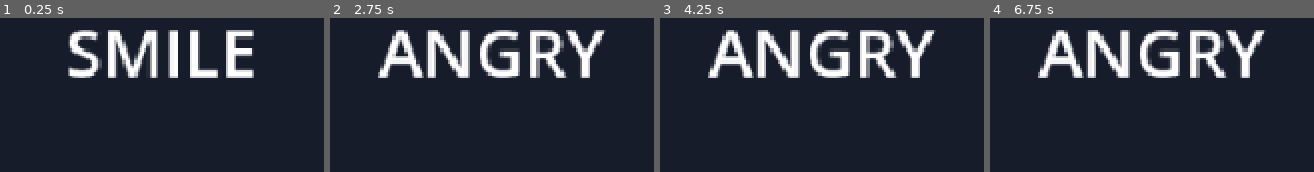
Above: before the commit, frames 1-4 (left to right).
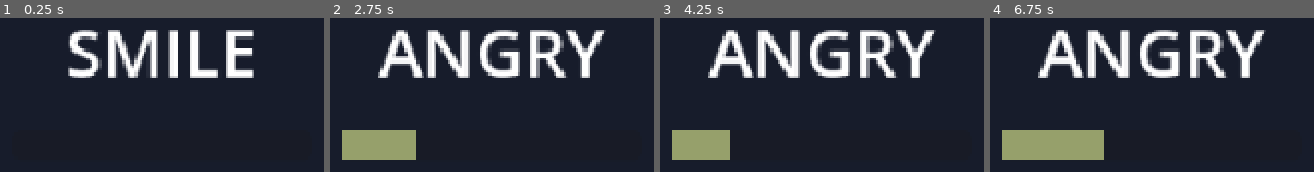
Above: after the commit, the same moments.

Repository: Middovaar/DeepGames-III
Game: Godot game, scene res://Scenes/game.tscn
Same seed, same stepped clock (60 frames per second), same inputs: the game is played once before the commit and once after it.
Inputs:
- Up to frame 1 (0.25 s): no input
- Up to frame 2 (2.75 s): tap Enter at 0.5 s; hold Right (emoji_right) 0.53-1.28 s; hold Down (emoji_angry) 0.53-1.28 s; hold Left (emoji_left) 1.28-2.03 s; tap Down (emoji_angry) at 1.35 s; tap Space at 2 s; hold Right (emoji_right) from 2.03 s (still down); hold Down (emoji_angry) from 2.03 s (still down)
- Up to frame 3 (4.25 s): release Right (emoji_right) at 2.78 s; release Down (emoji_angry) at 2.78 s; hold Up (arrow_up) 2.78-3.53 s; tap Down (emoji_angry) at 2.85 s; tap Enter at 3.5 s; hold Left (emoji_left) from 3.53 s (still down); hold Down (emoji_angry) from 3.53 s (still down)
- Up to frame 4 (6.75 s): release Down (emoji_angry) at 4.28 s; tap Down (emoji_angry) at 4.35, 5.85 s; tap Space at 5 s; hold Down (emoji_angry) 5.03-5.78 s; release Left (emoji_left) at 5.78 s; hold Right (emoji_right) 5.78-6.53 s; tap Enter at 6.5 s; hold Up (arrow_up) from 6.53 s (still down); hold Down (emoji_angry) from 6.53 s (still down)

The runs differ from the first frame. In frame 2, 4.4% of the frame differs, in the area x 3-27%, y 72-93%; in frame 3, 3.5%; in frame 4, 6.1%, in the area x 3-36%, y 72-93%.

Commit message:
add timed emoji collection during gaps with a progress bar

Diff:
--- a/Scenes/player.tscn
+++ b/Scenes/player.tscn
@@ -2,6 +2,9 @@
 
 [ext_resource type="Script" uid="uid://dk5o2pilps76s" path="res://Scripts/player.gd" id="1_v0iea"]
 [ext_resource type="PackedScene" uid="uid://dc1mtfgjif0tt" path="res://Scenes/head.tscn" id="2_cvnsp"]
+
+[sub_resource type="StyleBoxFlat" id="StyleBoxFlat_cvnsp"]
+bg_color = Color(0.58622205, 0.6254929, 0.4208773, 1)
 
 [node name="Player" type="Node2D" unique_id=1608736898]
 script = ExtResource("1_v0iea")
@@ -15,3 +18,11 @@
 horizontal_alignment = 1
 
 [node name="Head" parent="." unique_id=1490128797 instance=ExtResource("2_cvnsp")]
+
+[node name="CollectBar" type="ProgressBar" parent="." unique_id=269396080]
+offset_left = -90.0
+offset_top = 15.0
+offset_right = 90.0
+offset_bottom = 33.0
+theme_override_styles/fill = SubResource("StyleBoxFlat_cvnsp")
+show_percentage = false
--- a/Scripts/player.gd
+++ b/Scripts/player.gd
@@ -1,5 +1,29 @@
 extends Node2D
+# Notify other systems when gap availability changes.
+signal gap_changed(active: bool)
 
+# Notify the inventory system when one emoji is collected.
+signal emoji_collected(emotion: String)
+
+# Map collectible expressions to their input actions.
+const COLLECT_ACTIONS: Dictionary = {
+	"angry": "emoji_angry",
+	"left_tbd": "emoji_left",
+	"right_tbd": "emoji_right",
+}
+
+# Required holding time, in seconds.
+@export_range(0.1, 2.0, 0.1) var collect_duration: float = 0.6
+
+var charge_time: float = 0.0
+var collected_this_hold: bool = false
+
+@onready var collect_bar: ProgressBar = $CollectBar
+# Allow collection only when no spotlight overlaps the player.
+var gap_active: bool = false
+
+# Use Head to detect overlapping spotlight areas.
+@onready var head: Area2D = $Head
 # Notify other systems when the current expression changes.
 signal expression_changed(emotion: String)
 
@@ -15,6 +39,11 @@
 
 
 func _unhandled_key_input(event: InputEvent) -> void:
+	# Reset immediately when the selected collection key is released.
+	var action: String = COLLECT_ACTIONS.get(current_emotion, "")
+
+	if not action.is_empty() and event.is_action_released(action):
+		_reset_charge()
 	if event.is_action_pressed("emoji_smile"):
 		set_expression("smile")
 
@@ -37,7 +66,63 @@
 
 	# Emit the signal only when the expression changes.
 	if current_emotion != previous_emotion:
+		_reset_charge()
 		expression_changed.emit(current_emotion)
+		print("Expression changed to: ", current_emotion)
 
-		# Temporary output for checking expression changes.
-		print("Expression changed to: ", current_emotion)
+func _physics_process(_delta: float) -> void:
+	var is_watched: bool = false
+
+	# Physics layer 1 is reserved for spotlight areas.
+	for area: Area2D in head.get_overlapping_areas():
+		if area.get_collision_layer_value(1):
+			is_watched = true
+			break
+
+	var new_gap_active: bool = not is_watched
+
+	# Notify other systems only when the state changes.
+	if new_gap_active == gap_active:
+		return
+
+	gap_active = new_gap_active
+	gap_changed.emit(gap_active)
+
+	# Temporary output for checking spotlight detection.
+	if gap_active:
+		print("Gap started")
+	else:
+		print("Under spotlight")
+func _process(delta: float) -> void:
+	collect_bar.visible = gap_active
+
+	var action: String = COLLECT_ACTIONS.get(current_emotion, "")
+
+	# Release the collection lock when the selected key is not held.
+	if action.is_empty() or not Input.is_action_pressed(action):
+		_reset_charge()
+		return
+
+	# Discard unfinished progress outside gaps.
+	if not gap_active:
+		charge_time = 0.0
+		collect_bar.value = 0.0
+		return
+
+	# Collect at most one emoji per continuous hold.
+	if collected_this_hold:
+		return
+
+	charge_time = minf(charge_time + delta, collect_duration)
+	collect_bar.value = charge_time / collect_duration * 100.0
+
+	if charge_time >= collect_duration:
+		collected_this_hold = true
+		emoji_collected.emit(current_emotion)
+		print("Collected emoji: ", current_emotion)
+
+
+func _reset_charge() -> void:
+	charge_time = 0.0
+	collected_this_hold = false
+	collect_bar.value = 0.0
